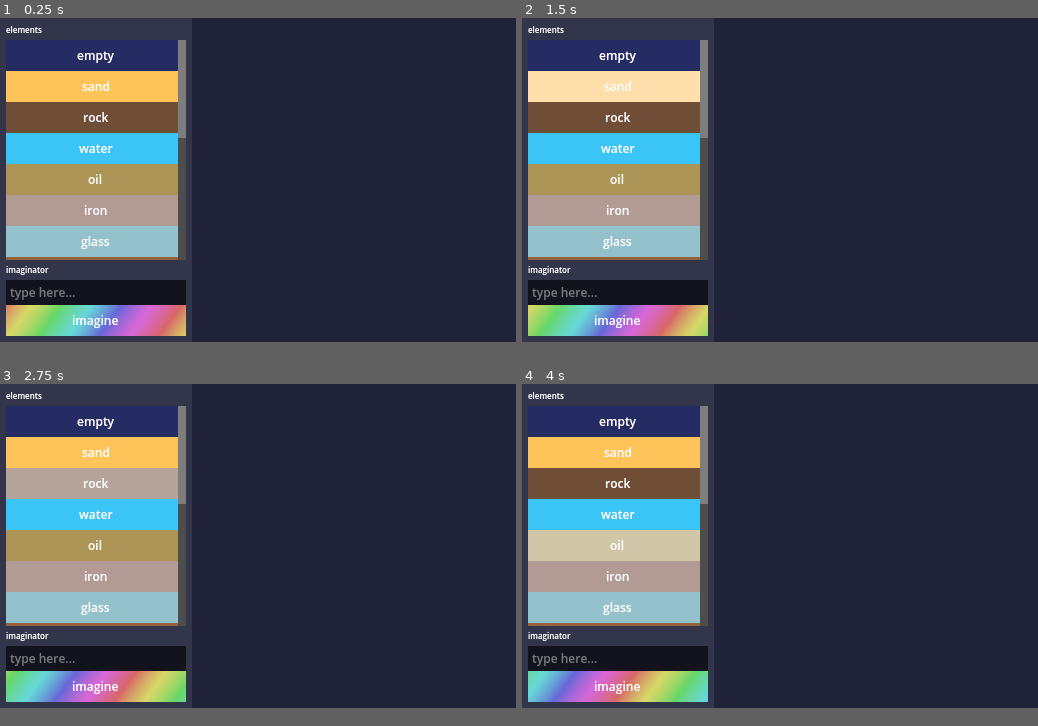
Above: before the commit, frames 1-4 (two rows, left to right).
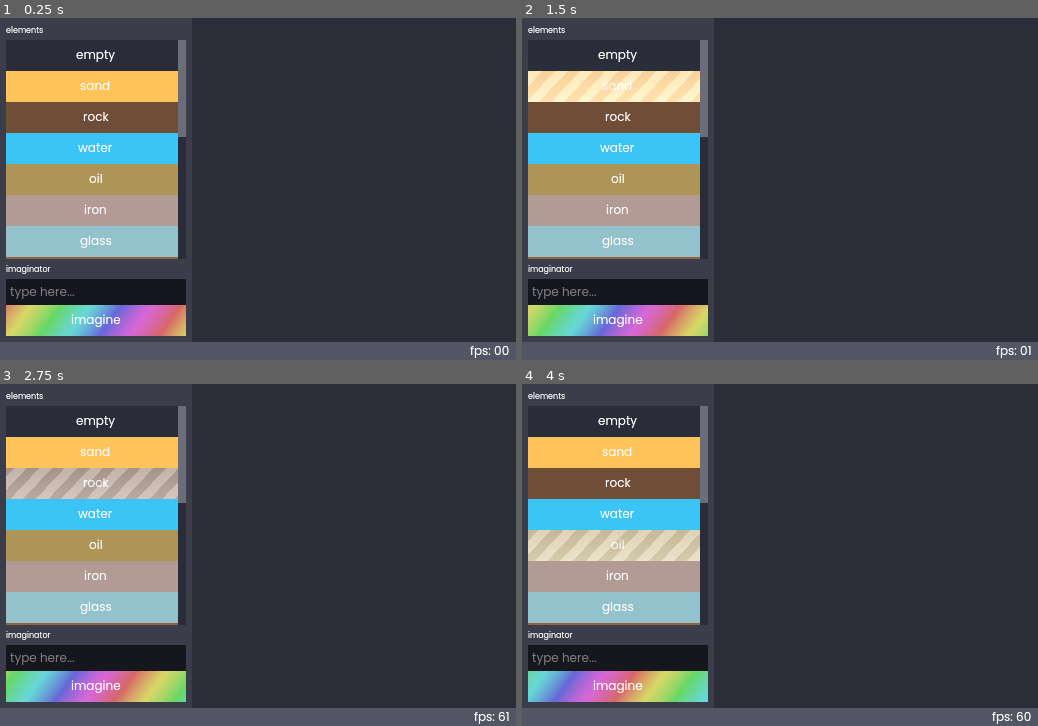
Above: after the commit, the same moments.

Repository: kiwijuice56/sand-spoon
Game: Godot game, scene res://main/main.tscn
Same seed, same stepped clock (60 frames per second), same inputs: the game is played once before the commit and once after it.
Inputs:
- Up to frame 1 (0.25 s): no input
- Up to frame 2 (1.5 s): click "empty" at 0.5 s; click "sand" at 1.25 s
- Up to frame 3 (2.75 s): click "rock" at 2 s
- Up to frame 4 (4 s): click "water" at 2.75 s; click "oil" at 3.5 s
In our replay, the window is 516x324 before the commit and 516x342 after it. These sizes can differ from the game's own. Grey fills any space a smaller window leaves; there, only what the larger window draws over its background counts as a difference.

The runs differ from the first frame. In frame 1, 4.9% of the frame differs, in the area x 1-99%, y 2-100%; in frame 2, 5.6%; in frame 3, 5.6%; in frame 4, 5.6%.

Commit message:
Updated UI, bug fixes

Diff:
--- a/main/main.tscn
+++ b/main/main.tscn
@@ -29,6 +29,7 @@
 [ext_resource type="Resource" uid="uid://bk7enrwwen0cy" path="res://main/simulation/element/solid/bacteria/algae.tres" id="23_0odrx"]
 [ext_resource type="Script" path="res://main/imager/imager.gd" id="27_l1ofn"]
 [ext_resource type="Environment" uid="uid://dx14vl0rn5k64" path="res://main/environment.tres" id="28_ww05e"]
+[ext_resource type="PackedScene" uid="uid://cp30cn4frs8rg" path="res://main/ui/status_label/status_label.tscn" id="29_wwmlj"]
 [ext_resource type="Script" path="res://main/prompter/prompter.gd" id="30_4mnu1"]
 
 [sub_resource type="StyleBoxFlat" id="StyleBoxFlat_e50hh"]
@@ -36,7 +37,7 @@
 content_margin_top = 6.0
 content_margin_right = 6.0
 content_margin_bottom = 6.0
-bg_color = Color(0.145098, 0.152941, 0.211765, 1)
+bg_color = Color(0.1701, 0.174755, 0.21, 1)
 
 [sub_resource type="ShaderMaterial" id="ShaderMaterial_7xgss"]
 shader = ExtResource("3_qsejh")
@@ -72,6 +73,11 @@
 gradient = SubResource("Gradient_0xjmq")
 use_hdr = true
 
+[sub_resource type="StyleBoxFlat" id="StyleBoxFlat_mroyd"]
+content_margin_left = 6.0
+content_margin_right = 6.0
+bg_color = Color(0.235294, 0.243137, 0.290196, 1)
+
 [node name="Main" type="Node"]
 
 [node name="MainContainer" type="VBoxContainer" parent="."]
@@ -80,6 +86,7 @@
 anchor_bottom = 1.0
 grow_horizontal = 2
 grow_vertical = 2
+theme = ExtResource("2_dej03")
 theme_override_constants/separation = 0
 
 [node name="ScreenContainer" type="HBoxContainer" parent="MainContainer"]
@@ -106,6 +113,8 @@
 [node name="ElementSelector" parent="MainContainer/ScreenContainer/SidebarContainer/VBoxContainer" node_paths=PackedStringArray("sim") instance=ExtResource("8_vvhhn")]
 layout_mode = 2
 size_flags_vertical = 3
+follow_focus = true
+scroll_vertical_custom_step = 1.0
 sim = NodePath("../../../Simulation")
 
 [node name="TitleLabel2" type="Label" parent="MainContainer/ScreenContainer/SidebarContainer/VBoxContainer"]
@@ -166,19 +175,27 @@
 paint_element = ExtResource("5_57l7a")
 palette = Array[Color]([Color(0.054902, 0.388235, 0.294118, 1), Color(0.141176, 0.596078, 0.235294, 1), Color(0.466667, …(1087 unchanged characters)…
 
-[node name="Prompter" type="HTTPRequest" parent="MainContainer/ScreenContainer/Simulation" node_paths=PackedStringArray("sim", "start_button", "element_name_edit")]
+[node name="Prompter" type="HTTPRequest" parent="MainContainer/ScreenContainer/Simulation" node_paths=PackedStringArray("sim", "start_button", "element_name_edit", "status_label")]
 script = ExtResource("30_4mnu1")
 sim = NodePath("..")
 start_button = NodePath("../../SidebarContainer/VBoxContainer/VBoxContainer/ImagineButton")
 element_name_edit = NodePath("../../SidebarContainer/VBoxContainer/VBoxContainer/ElementPromptName")
-
-[node name="BottomContainer" type="HBoxContainer" parent="MainContainer"]
-visible = false
-layout_mode = 2
+status_label = NodePath("../../../BottomContainer/StatusLabel")
+
+[node name="BottomContainer" type="PanelContainer" parent="MainContainer"]
+custom_minimum_size = Vector2(0, 19)
+layout_mode = 2
+size_flags_vertical = 10
+theme_override_styles/panel = SubResource("StyleBoxFlat_mroyd")
+
+[node name="StatusLabel" parent="MainContainer/BottomContainer" instance=ExtResource("29_wwmlj")]
+layout_mode = 2
+text = "ERROR:"
 
 [node name="FPSLabel" parent="MainContainer/BottomContainer" instance=ExtResource("3_54ca0")]
 layout_mode = 2
-size_flags_horizontal = 2
+size_flags_horizontal = 10
+text = "fps: 00"
 
 [node name="WorldEnvironment" type="WorldEnvironment" parent="."]
 environment = ExtResource("28_ww05e")
--- a/main/prompter/prompter.gd
+++ b/main/prompter/prompter.gd
@@ -3,6 +3,7 @@
 @export var sim: Simulation
 @export var start_button: Button
 @export var element_name_edit: LineEdit
+@export var status_label: StatusLabel
 
 signal properties_received(properties: Dictionary)
 
@@ -38,15 +39,24 @@
 	properties_received.emit(json as Dictionary)
 
 func prompt(element_name: String) -> void:
+	status_label.show_text("STATUS: querying server, please wait...", StatusLabel.TextType.WORKING)
+
 	var prompt_name: String = element_name.replace(" ", "_")
 	if len(prompt_name) == 0:
+		status_label.show_text("ERROR: enter an element name first.", StatusLabel.TextType.ERROR)
 		_enable_button()
 		return
 
 	request("https://122412240.xyz/?element_name=" + prompt_name)
-	var properties: Dictionary = await properties_received
+	var properties = await properties_received
 
-	if not properties or "warning" in properties:
+	if not properties:
+		status_label.show_text("ERROR: connection failed. may be rate limited, please try again later.", StatusLabel.TextType.ERROR)
+		_enable_button()
+		return
+
+	if "warning" in properties:
+		status_label.show_text("ERROR: query breaks content policy. be nice!", StatusLabel.TextType.ERROR)
 		_enable_button()
 		return
 
@@ -98,6 +108,8 @@
 		element.pixel_color.gradient.set_color(0, properties["color_0"])
 		element.pixel_color.gradient.set_color(1, properties["color_1"])
 
+	status_label.show_text("SUCCESS: element created!", StatusLabel.TextType.SUCCESS)
+
 	element.initial_temperature = properties["temperature"]
 
 	sim.add_element(element, false, true)
--- a/main/simulation/element/empty/empty.tres
+++ b/main/simulation/element/empty/empty.tres
@@ -4,7 +4,7 @@
 
 [sub_resource type="Gradient" id="Gradient_kjrii"]
 offsets = PackedFloat32Array(0)
-colors = PackedColorArray(0.0912, 0.0992267, 0.16, 1)
+colors = PackedColorArray(0.1232, 0.127493, 0.16, 1)
 
 [sub_resource type="GradientTexture1D" id="GradientTexture1D_721sb"]
 gradient = SubResource("Gradient_kjrii")
@@ -13,7 +13,7 @@
 script = ExtResource("1_m73bc")
 unique_name = "empty"
 hidden = false
-ui_color = Color(0.106477, 0.125597, 0.2879, 1)
+ui_color = Color(0.121569, 0.129412, 0.160784, 1)
 pixel_color = SubResource("GradientTexture1D_721sb")
 initial_temperature = 293.0
 conductivity = 0.5
--- a/main/ui/element_selector/element_button/element_button.gd
+++ b/main/ui/element_selector/element_button/element_button.gd
@@ -1,6 +1,12 @@
 class_name ElementButton extends Button
 
+var assigned_element: Element
+
+func _ready() -> void:
+	material = material.duplicate()
+
 func initialize(element: Element) -> void:
+	assigned_element = element
 	text = element.unique_name
 
 	var base_style: StyleBoxFlat = get_theme_stylebox("normal").duplicate()
@@ -21,3 +27,9 @@
 		add_theme_color_override("font_hover_color", "#000000")
 		add_theme_color_override("font_pressed_color", "#000000")
 		add_theme_color_override("font_focus_color", "#000000")
+
+func select() -> void:
+	material.set_shader_parameter("visibility", 1.0)
+
+func deselect() -> void:
+	material.set_shader_parameter("visibility", 0.0)
--- a/main/ui/element_selector/element_button/element_button.tscn
+++ b/main/ui/element_selector/element_button/element_button.tscn
@@ -1,6 +1,11 @@
-[gd_scene load_steps=5 format=3 uid="uid://dunjk1ufcu5am"]
+[gd_scene load_steps=7 format=3 uid="uid://dunjk1ufcu5am"]
 
+[ext_resource type="Shader" path="res://main/ui/element_selector/element_button/selected_element_button.gdshader" id="1_cuapn"]
 [ext_resource type="Script" path="res://main/ui/element_selector/element_button/element_button.gd" id="1_hqlin"]
+
+[sub_resource type="ShaderMaterial" id="ShaderMaterial_osktd"]
+shader = ExtResource("1_cuapn")
+shader_parameter/visibility = 0.0
 
 [sub_resource type="StyleBoxFlat" id="StyleBoxFlat_rdljj"]
 
@@ -9,6 +14,7 @@
 [sub_resource type="StyleBoxFlat" id="StyleBoxFlat_a5ys0"]
 
 [node name="ElementButton" type="Button"]
+material = SubResource("ShaderMaterial_osktd")
 custom_minimum_size = Vector2(128, 31)
 anchors_preset = 10
 anchor_right = 1.0
--- /dev/null
+++ b/main/ui/element_selector/element_button/selected_element_button.gdshader
@@ -0,0 +1,11 @@
+shader_type canvas_item;
+
+uniform float visibility;
+
+void fragment() {
+	COLOR.rgb = COLOR.rgb - visibility * vec3(0.125 / 2.0);
+	if (COLOR.rgb != vec3(1.0) && COLOR.rgb != vec3(0.0) && sin(SCREEN_UV.x * 128.0 + SCREEN_UV.y * 80.0 + 3.0 * TIME) > 0.0) {
+		COLOR.rgb = COLOR.rgb + visibility * vec3(0.125);
+	}
+	COLOR.rgb += visibility * UV.y / 12.0;
+}
--- a/main/ui/element_selector/element_selector.gd
+++ b/main/ui/element_selector/element_selector.gd
@@ -4,6 +4,9 @@
 
 @export var sim: Simulation
 @export var element_button_scene: PackedScene
+@export var scroll_duration: float = 0.4
+
+var selected_button: ElementButton
 
 func _ready() -> void:
 	update_element_buttons()
@@ -12,17 +15,37 @@
 func _on_element_added(update_ui: bool) -> void:
 	if update_ui:
 		update_element_buttons()
+		scroll_to_bottom()
 
-func _on_element_selected(element: Element) -> void:
+func _on_element_selected(button: ElementButton, element: Element) -> void:
+	button.select()
+	if is_instance_valid(selected_button):
+		selected_button.deselect()
+	selected_button = button
 	element_selected.emit(element)
 
 func update_element_buttons() -> void:
+	var to_delete: Array[ElementButton]
 	for child in %ElementButtonContainer.get_children():
-		child.queue_free()
+		%ElementButtonContainer.remove_child(child)
+		to_delete.append(child)
+
 	for element in sim.elements:
 		if element.hidden:
 			continue
 		var new_button: ElementButton = element_button_scene.instantiate()
 		%ElementButtonContainer.add_child(new_button)
 		new_button.initialize(element)
-		new_button.pressed.connect(_on_element_selected.bind(element))
+		new_button.pressed.connect(_on_element_selected.bind(new_button, element))
+
+		if is_instance_valid(selected_button) and element == selected_button.assigned_element:
+			new_button.select()
+			selected_button = new_button
+
+	for child in to_delete:
+		child.queue_free()
+
+func scroll_to_bottom() -> void:
+	var tween: Tween = get_tree().create_tween().set_ease(Tween.EASE_OUT).set_trans(Tween.TRANS_LINEAR)
+	tween.tween_property(self, "scroll_vertical", get_v_scroll_bar().max_value, scroll_duration)
+	await tween.finished
--- a/main/ui/fps_label/fps_label.gd
+++ b/main/ui/fps_label/fps_label.gd
@@ -4,4 +4,4 @@
 	%RefreshTimer.timeout.connect(_on_refresh_timeout)
 
 func _on_refresh_timeout() -> void:
-	text = "fps: %.2f" % Engine.get_frames_per_second()
+	text = "fps: %02d" % Engine.get_frames_per_second()
--- /dev/null
+++ b/main/ui/status_label/status_label.gd
@@ -0,0 +1,34 @@
+class_name StatusLabel extends Label
+
+@export var transition_time: float = 0.2
+
+@export var error_color: Color
+@export var success_color: Color
+@export var working_color: Color
+
+enum TextType { SUCCESS, ERROR, WORKING }
+
+var tween: Tween
+
+func _ready() -> void:
+	text = ""
+	modulate.a = 0
+
+func show_text(input_text, state: TextType) -> void:
+	modulate.a = 1.0
+	%DecayTimer.stop()
+	if is_instance_valid(tween):
+		tween.stop()
+	match state:
+		TextType.SUCCESS:
+			add_theme_color_override("font_color", success_color)
+		TextType.ERROR:
+			add_theme_color_override("font_color", error_color)
+		TextType.WORKING:
+			add_theme_color_override("font_color", working_color)
+	text = input_text
+	if not state == TextType.WORKING:
+		%DecayTimer.start()
+		await %DecayTimer.timeout
+		tween = get_tree().create_tween()
+		tween.tween_property(self, "modulate:a", 0.0, transition_time)
--- /dev/null
+++ b/main/ui/status_label/status_label.tscn
@@ -0,0 +1,15 @@
+[gd_scene load_steps=2 format=3 uid="uid://cp30cn4frs8rg"]
+
+[ext_resource type="Script" path="res://main/ui/status_label/status_label.gd" id="1_oi0ks"]
+
+[node name="StatusLabel" type="Label"]
+text = "error:"
+script = ExtResource("1_oi0ks")
+error_color = Color(0.84, 0.38136, 0.3108, 1)
+success_color = Color(0.5112, 0.71, 0.497, 1)
+working_color = Color(0.544974, 0.544974, 0.544974, 1)
+
+[node name="DecayTimer" type="Timer" parent="."]
+unique_name_in_owner = true
+wait_time = 6.0
+one_shot = true
--- a/main/ui/theme.tres
+++ b/main/ui/theme.tres
@@ -1,4 +1,6 @@
-[gd_resource type="Theme" load_steps=8 format=3 uid="uid://dwfevn8ahgyc0"]
+[gd_resource type="Theme" load_steps=10 format=3 uid="uid://dwfevn8ahgyc0"]
+
+[ext_resource type="FontFile" uid="uid://bhirfgei15h1f" path="res://main/ui/poppins.ttf" id="1_kqn1d"]
 
 [sub_resource type="StyleBoxFlat" id="StyleBoxFlat_k0i68"]
 bg_color = Color(0.65287, 0.652861, 0.652863, 0.177)
@@ -27,14 +29,18 @@
 anti_aliasing = false
 
 [sub_resource type="StyleBoxFlat" id="StyleBoxFlat_pc21p"]
-bg_color = Color(0.374139, 0.374139, 0.374139, 1)
+bg_color = Color(0.3132, 0.32022, 0.36, 1)
 expand_margin_left = 8.0
 
 [sub_resource type="StyleBoxFlat" id="StyleBoxFlat_rvvar"]
-bg_color = Color(0.219501, 0.219501, 0.219501, 1)
+bg_color = Color(0.121569, 0.129412, 0.160784, 1)
 expand_margin_left = 8.0
 
+[sub_resource type="FontVariation" id="FontVariation_poi3s"]
+base_font = ExtResource("1_kqn1d")
+
 [resource]
+default_font = SubResource("FontVariation_poi3s")
 default_font_size = 12
 Button/colors/font_color = Color(1, 1, 1, 1)
 Button/colors/font_focus_color = Color(1, 1, 1, 1)
--- a/project.godot
+++ b/project.godot
@@ -24,7 +24,7 @@
 [display]
 
 window/size/viewport_width=516
-window/size/viewport_height=324
+window/size/viewport_height=342
 window/stretch/mode="canvas_items"
 window/stretch/aspect="keep_height"
 window/vsync/vsync_mode=0
Not shown: 1 places in main/main.tscn that only renumber resources
Binary file added: main/ui/poppins.ttf
Not shown, added: main/ui/poppins.ttf.import
